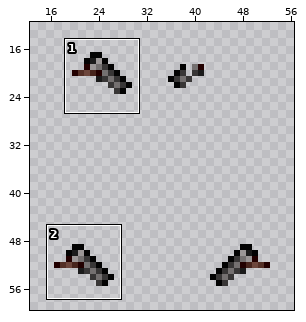
Pixel-art sprite -- Resources/Textures/_RMC14/Objects/Weapons/Guns/Pistols/m82f.rsi/inhand-left.png. The picture above shows the old version from afar; the outline marks the close-up.
Close-up. Earlier state:
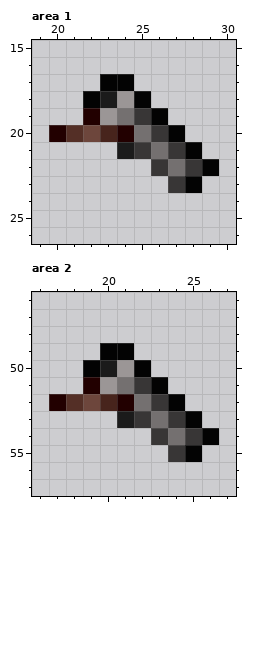
The file is 64x64 pixels. Colours within 5 levels of each other are drawn and written as one. Shown: area 1: x 19..30, y 15..26; area 2: x 16..27, y 46..57. The wide view leaves out empty margins. The commit also changed other parts of the picture, which this record leaves out.
And afterwards:
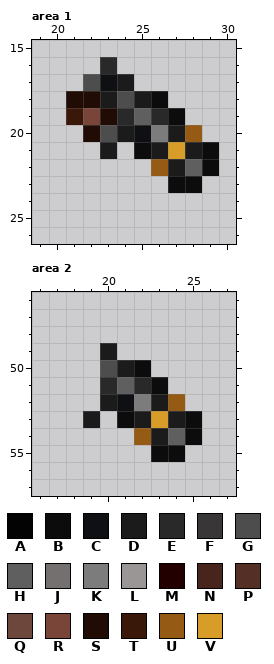
Palette (. is transparent): A #030303  B #0c0c0c  C #0f1013  D #1b1b1b  E #292929  F #383636  G #4d4d4d  H #5f5f5f  J #747070  K #7c7c7c  L #9b9696  M #220000  N #47241c  P #542f26  Q #6d463c  R #794539  S #200c04  T #391709  U #955b14  V #d89d28
Diff:
Changed rows in their new state; - is an unchanged pixel.
Area 1:
first column x 20:
16 ---E------
17 --GCD-----
18 -SS-GDB---
19 -TRSEHEB--
20 ..SGDCKDU-
21 ---D.BDVDB
22 ------UDHB
23 -------BB-
Area 2:
first column x 17:
49 ---D.-----
50 --.GDB----
51 --.EHEB---
52 ...DCKDU--
53 --D-BDVDB-
54 -----UDHB.
55 ------BB.-
Pixel boxes of the changes (left, top, right, bottom) in both close-ups:
changed: (49, 57, 219, 193)
changed: (49, 343, 219, 462)
